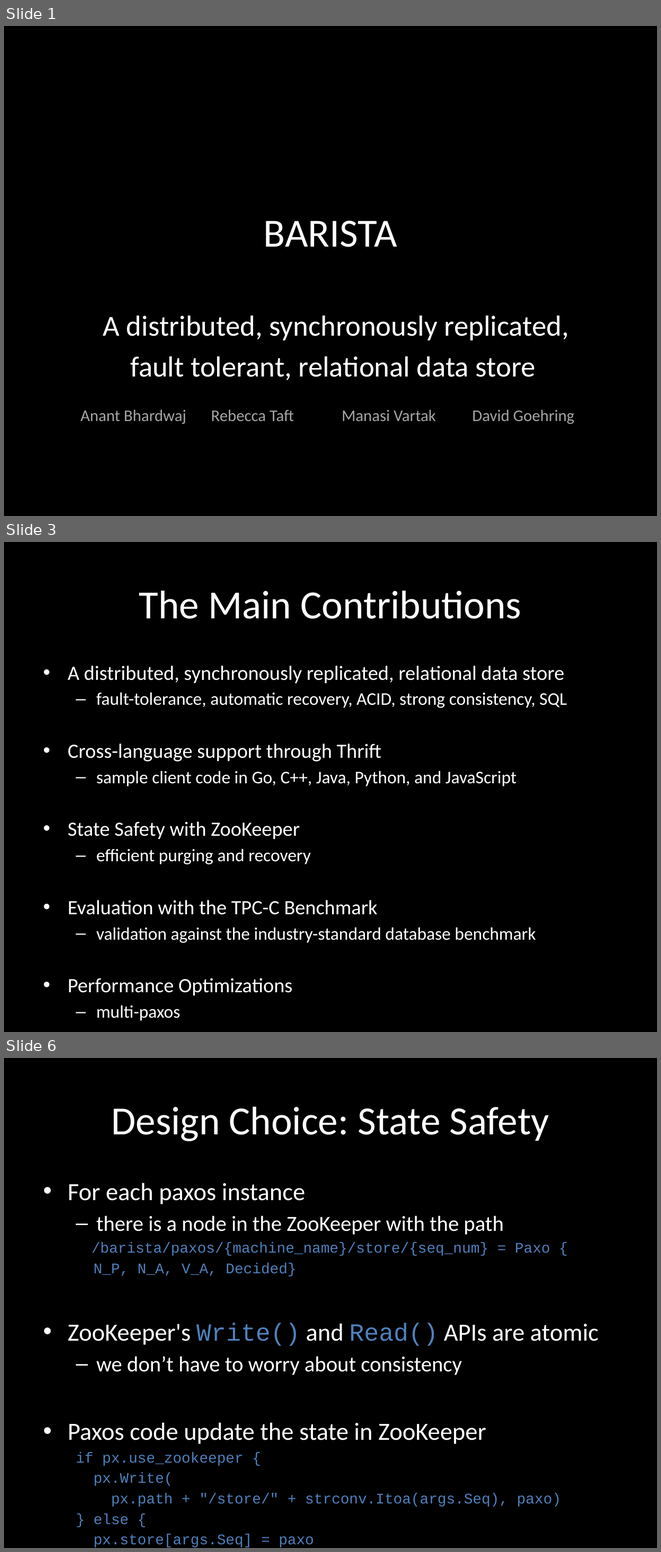
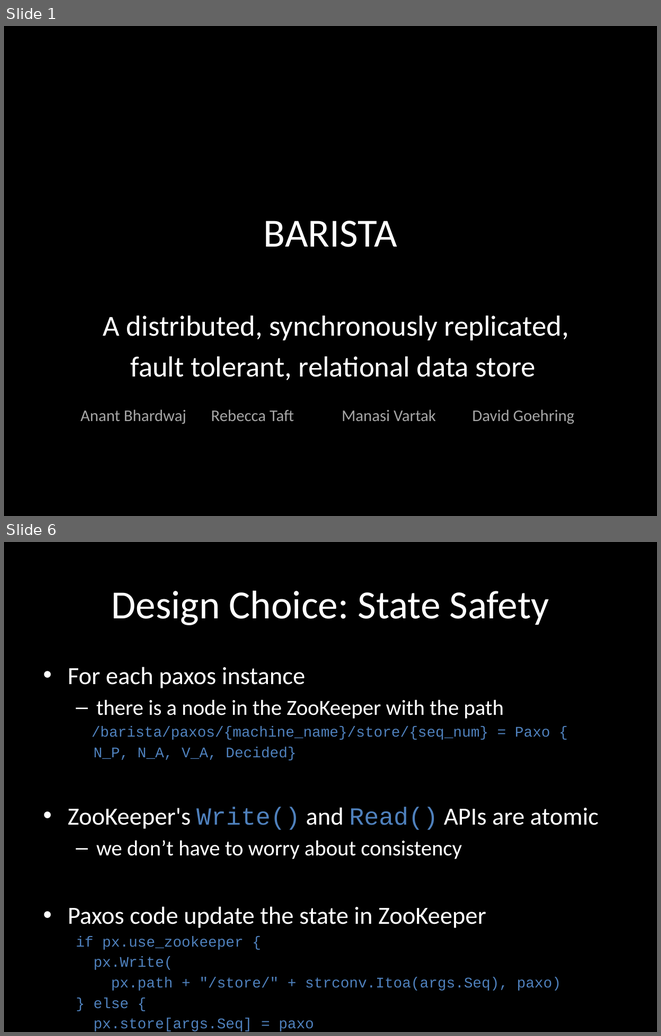
Before and after one commit to anantb/barista, a slide deck: slides/barista-checkoff-demo.pptx. Shown one above the other, each under a label of ours: slides 1, 3 and 6 before the commit, slides 1 and 6 after it; the slides between them are not shown. The pictures are 661x1552 and 661x1036 pixels, drawn with LibreOffice and Linux fonts; fonts in the diff are those of the drawing. Boxes give left, top, right and bottom in pixels: in the first picture for what was removed or moved away, otherwise in the second. Text is boxed around its words. In the diff, an @@ line names an element or a change of style, - is before the commit and + after.

Commit message:
fix client

```diff
--- a/slides/barista-checkoff-demo.pptx
+++ b/slides/barista-checkoff-demo.pptx
@@ slide 3 removed at (x1=4, y1=542, x2=657, y2=1032), background #000000 @@
@@ title removed at (x1=139, y1=590, x2=521, y2=619) @@
-The Main Contributions
@@ text removed at (x1=68, y1=665, x2=567, y2=1021) @@
-• A distributed, synchronously replicated, relational data store
-  – fault-tolerance, automatic recovery, ACID, strong consistency, SQL
-• Cross-language support through Thrift
-  – sample client code in Go, C++, Java, Python, and JavaScript
-• State Safety with ZooKeeper
-  – efficient purging and recovery
-• Evaluation with the TPC-C Benchmark
-  – validation against the industry-standard database benchmark
-• Performance Optimizations
-  – multi-paxos
-• A comprehensive test-suite
```
Also in this commit, not shown: 3 slides changed, 1 slide added, 1 other file.
